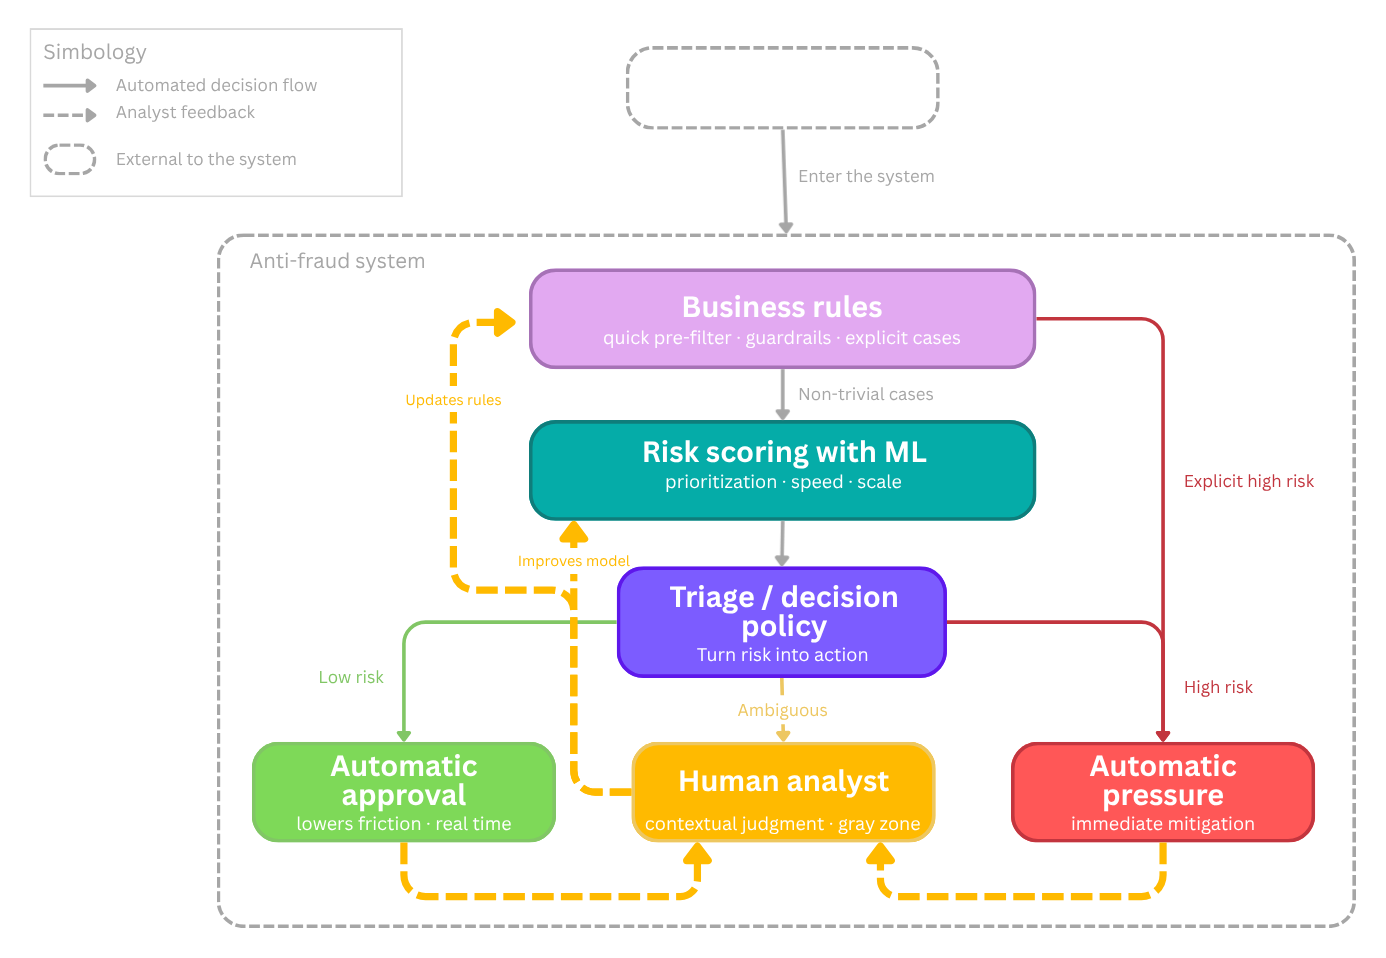
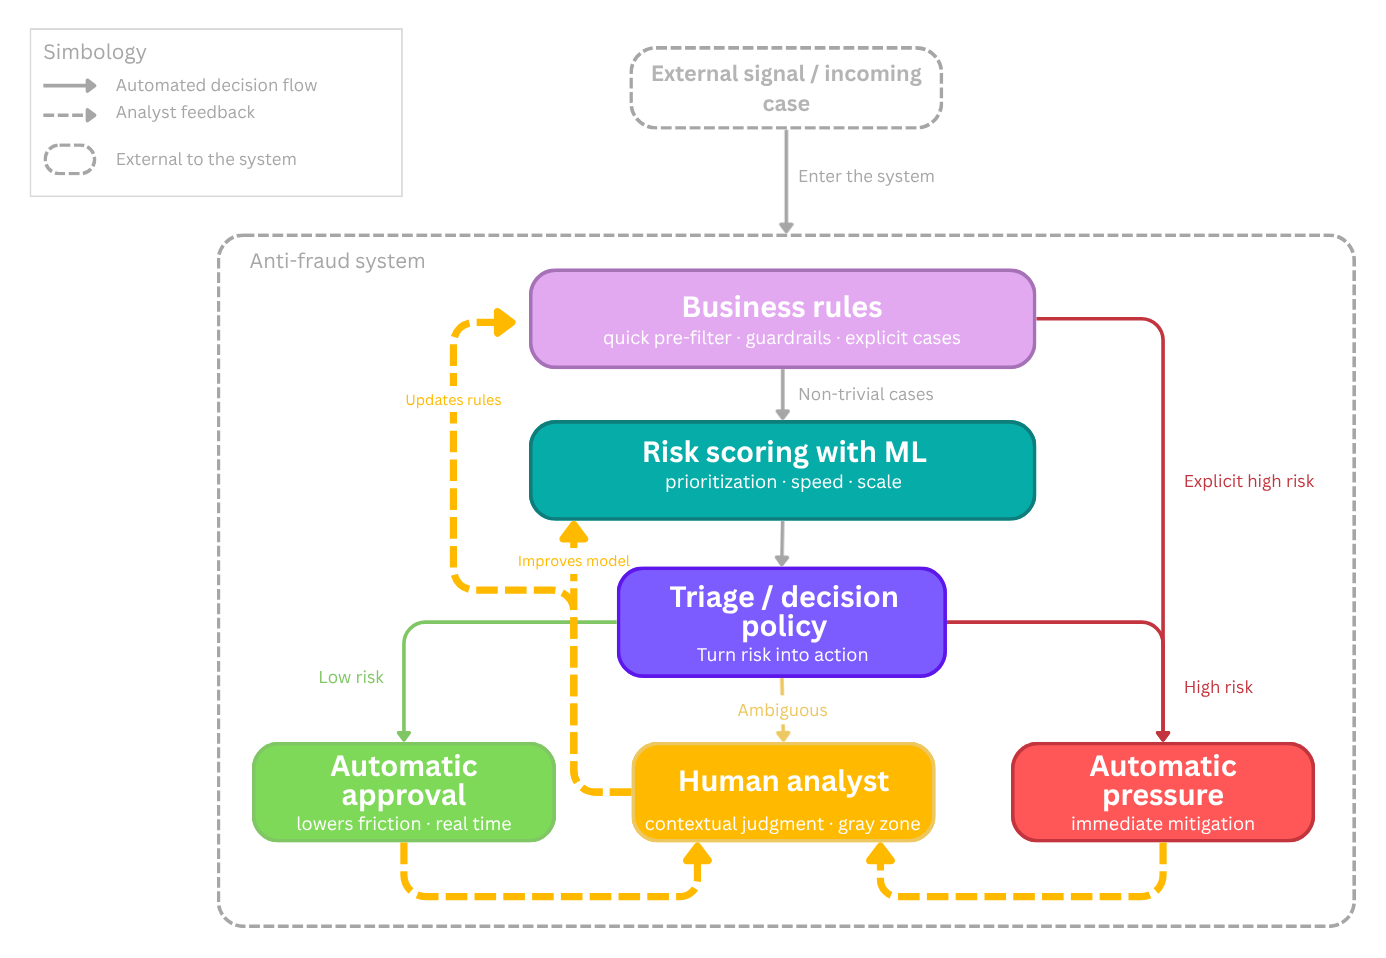
Comparing the layer stacks of the two w=1386, h=958 images. Changes:
renamed "Effective fraud prevention (5).png copy" to "Effective fraud prevention (8).png", painted on it over <box>616,46,944,742</box>